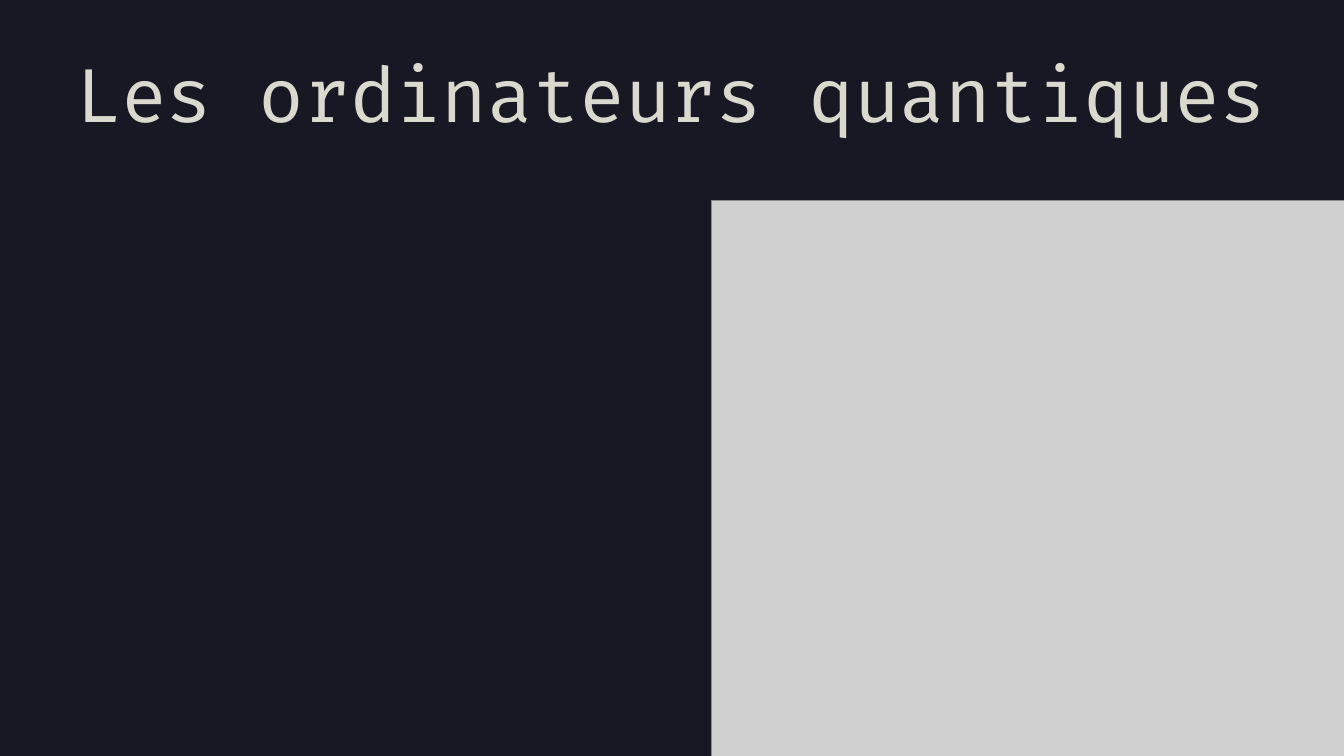
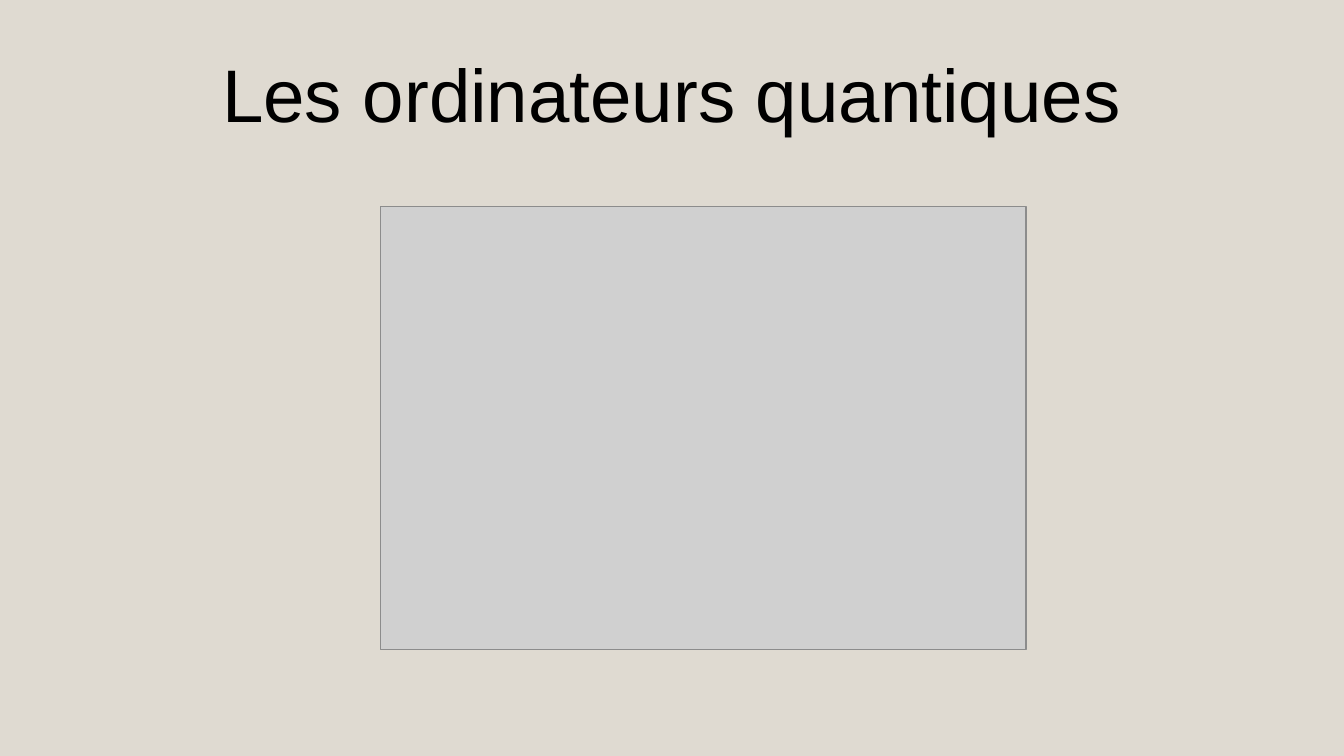
Before and after one commit to AmdaU/presentations, a slide deck: slide 2 of Seminaire/Seminaire.odp. Drawn at 1344x756 pixels with LibreOffice and Linux fonts; fonts in the diff are those of the drawing; grey boxes stand for pictures. Boxes give left, top, right and bottom in pixels: in the first picture for what was removed or moved away, otherwise in the second. Text is boxed around its words. In the diff, an @@ line names an element or a change of style, - is before the commit and + after.

```diff
--- a/Seminaire/Seminaire.odp
+++ b/Seminaire/Seminaire.odp
@@ background #181825 to #DFDAD1 @@
@@ title "Les ordinateurs quantiques" at <box>222,68,1120,137</box>: font Fira Code to Arial, text colour #D9D9CE to #000000 @@
@@ picture: place and size @@
-picture at <box>711,201,1344,756</box>
+picture at <box>381,206,1027,650</box>
```
Also in this commit, not shown: 15 other slides changed, 13 slides added, 5 slides removed, 54 other files.
